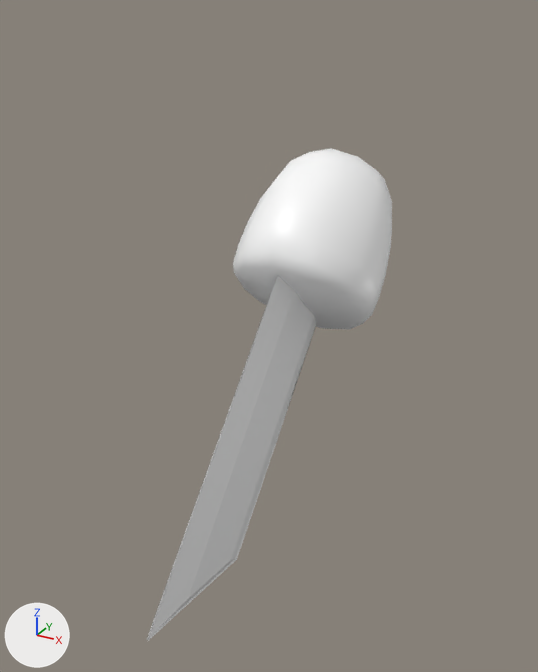
An edit to the FBX model theUnityProject/Assets/_Kniggas/Aliem/FBX/hominid_weapons.fbx, drawn before and after from the same camera.
Rendered twice from a 50 mm camera at (2.9, -4.25, 2.06) aimed at (1.17, -1.1, 0.48). Arrows for +X, +Y and +Z are at lower left; the lights stay in place. Where no turn or scale is listed for an object, it has been applied to the vertices.

In view in the first picture: 'meshAliemWeapon_Sword', 'meshAliemWeapon_Sword_Blade'.
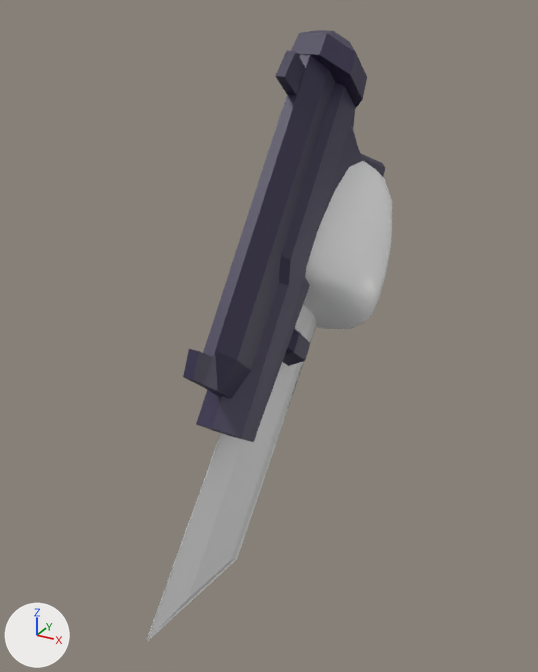
Where the change shows, as pixel boxes [x1, y1, x2, y2] in the pictures (538 x 672 px):
'meshAliemWeapon_Rifle', added
    after: [183, 30, 385, 442]

The change in detail:
Picture 'texAliemRifle.png' (img_texaliemrifle_png) is new.
Material 'Material' (mat_material) is new.
Its texture is img_texaliemrifle_png.
Mesh me_plane_002 is new.
It has 221 vertices, 200 faces and spans x -0.19..0.19, y -1.08..0.95, z -1.06..0.8.
It uses material mat_material (picture img_texaliemrifle_png).
Object 'meshAliemWeapon_Rifle' (ob_meshaliemweapon_rifle) is new; it shows me_plane_002.
Its location is (1.226, -0.84, 1.167).
